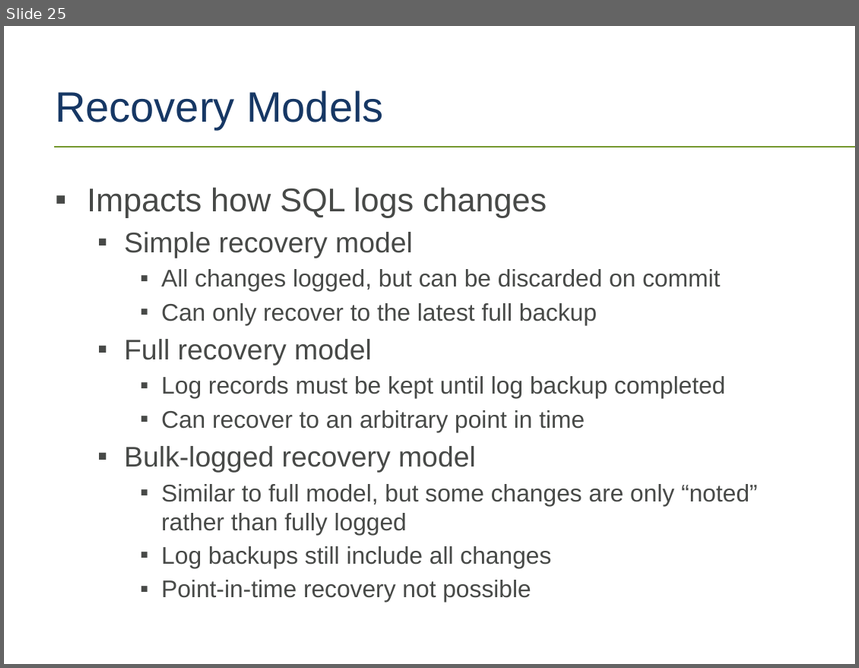
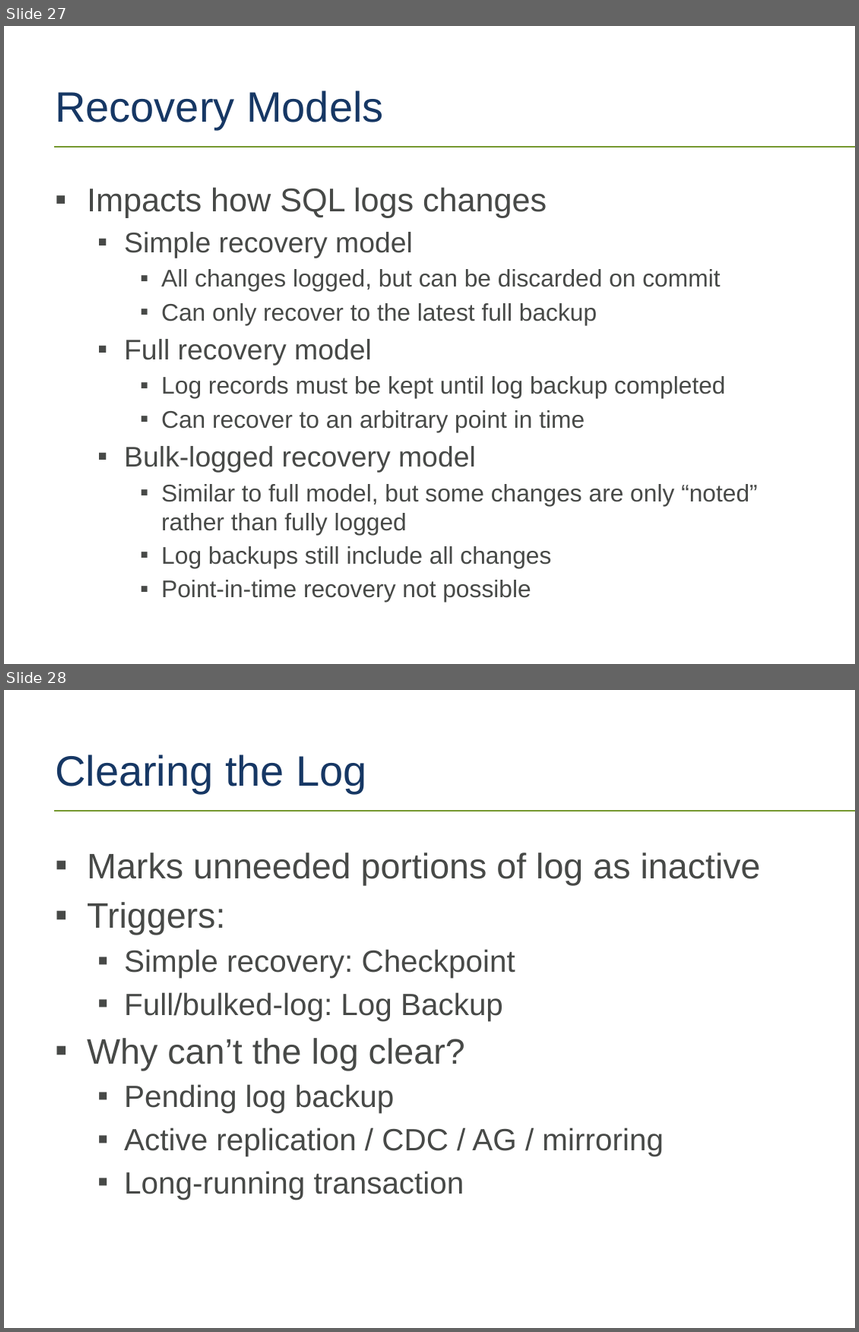
Before and after one commit to tf3604/LogFilePresentation, a slide deck: TransactionLog.pptx. Shown one above the other, each under a label of ours: slide 25 before the commit, slides 27 and 28 after it. The pictures are 859x668 and 859x1332 pixels, drawn with LibreOffice and Linux fonts; fonts in the diff are those of the drawing; background and template pictures are left out. Boxes give left, top, right and bottom in pixels: in the first picture for what was removed or moved away, otherwise in the second. Text is boxed around its words. In the diff, an @@ line names an element or a change of style, - is before the commit and + after.

Commit message:
Checkpoints, flushing the log, clearing the log.

```diff
--- a/TransactionLog.pptx
+++ b/TransactionLog.pptx
@@ slide 28 added at (4,690,855,1328), background #FFFFFF; not listed: 1 template element that a slide beside it also shows @@
@@ title added at (55,755,367,793), 36 pt, text #163764 @@
+Clearing the Log
@@ text added at (87,853,761,1199), 26 pt, text #474947 @@
+▪ Marks unneeded portions of log as inactive
+▪ Triggers:
+  ▪ Simple recovery: Checkpoint
+  ▪ Full/bulked-log: Log Backup
+▪ Why can’t the log clear?
+  ▪ Pending log backup
+  ▪ Active replication / CDC / AG / mirroring
+  ▪ Long-running transaction
@@ what was slide 25 is now slide 27 @@
```
Also in this commit, not shown: 2 other slides added.
